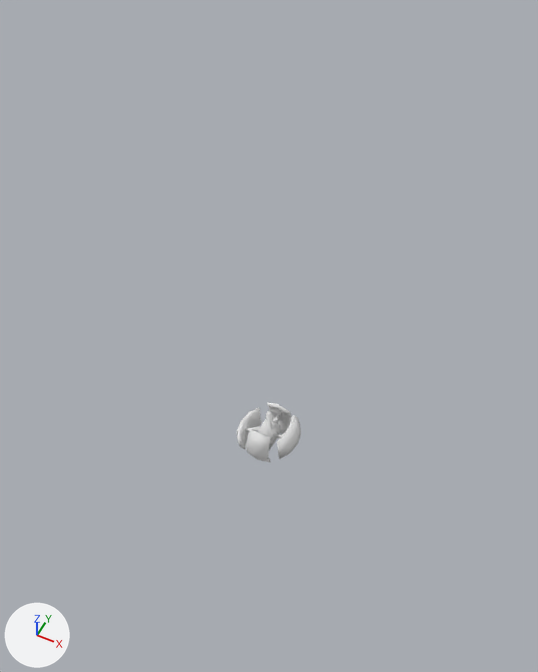
The Blender file work/blender/beacon.blend, before and after one commit.
The view is the same before and after, from a camera (50 mm lens) standing at (2.96, -5.92, 9.64) and looking at (-0.5, 1.0, 1.0). Arrows for +X, +Y and +Z are at lower left; the lights stay in place. Mesh edges are drawn as thin lines on the coarser meshes.

The scene before the commit, as lines of its bpy script (objects in view):
```python
me_cube_001 = bpy.data.meshes.new('Cube.001')
me_cube_001.from_pydata(...)  # 188 vertices, 194 faces; spans x -0.493..0.493, y -0.443..0.443, z -0.438..0.512
me_cube_001.polygons.foreach_set('use_smooth', [True] * 194)
me_cube_001.materials.append(mat_material)  # its picture is missing
ob_lp_core = bpy.data.objects.new('LP-Core', me_cube_001)
ob_lp_core.location = (0.0, 0.0, 0.0)
```
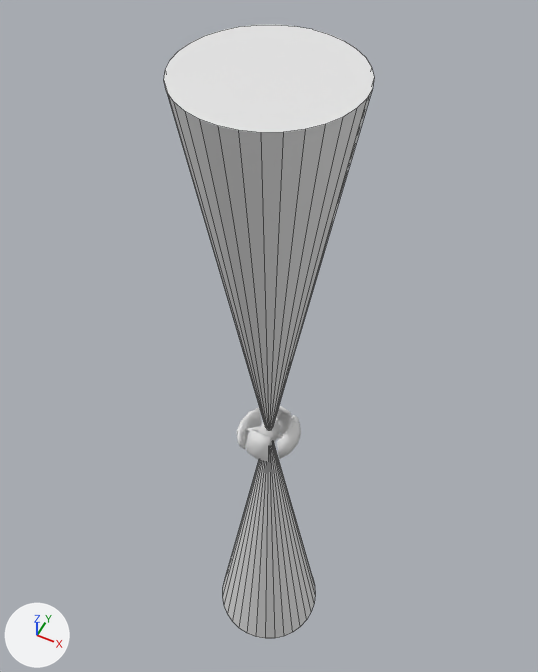
Commit message: Beacon emission.

Diff of the bpy script that builds the scene:
```diff
--- a/work/blender/beacon.blend.py
+++ b/work/blender/beacon.blend.py
@@ me_cylinder @@
+me_cylinder.from_pydata(...)  # 96 vertices, 66 faces; spans x -1.0..1.0, y -1.0..1.0, z -6.0..6.0
@@ ob_emit @@
+ob_emit = bpy.data.objects.new('Emit', me_cylinder)
+ob_emit.location = (0.0, 0.0, 0.0)
```

What differs and where, as boxes (x1, y1, x2, y2) in the pictures (538 x 672 px):
'Emit', added: after (164, 25, 374, 639)
